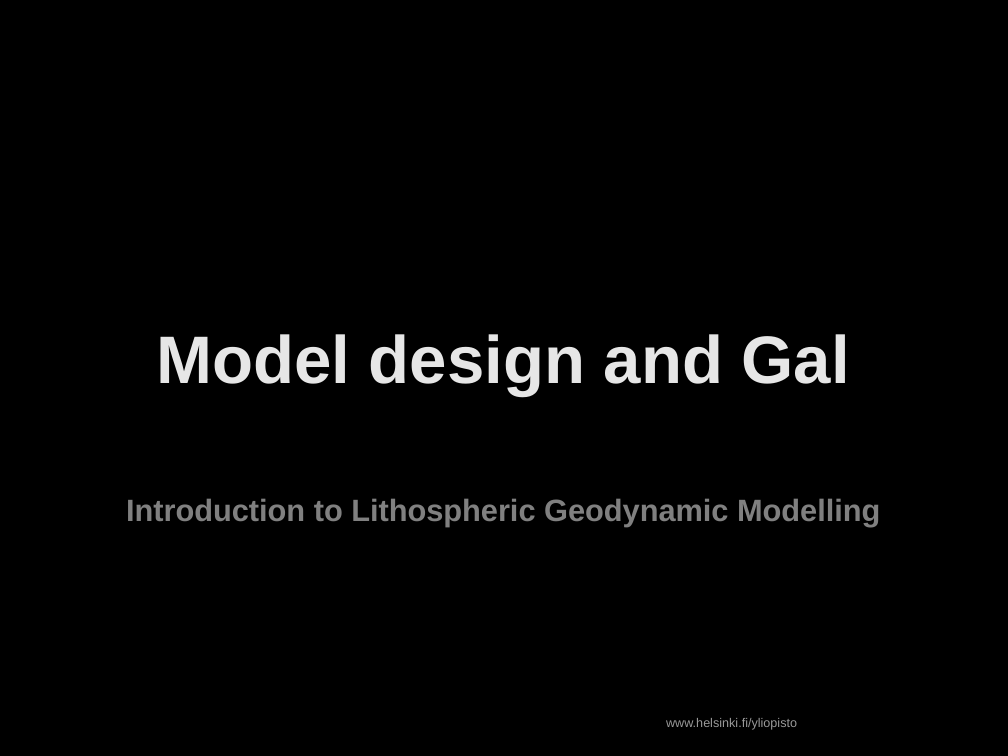
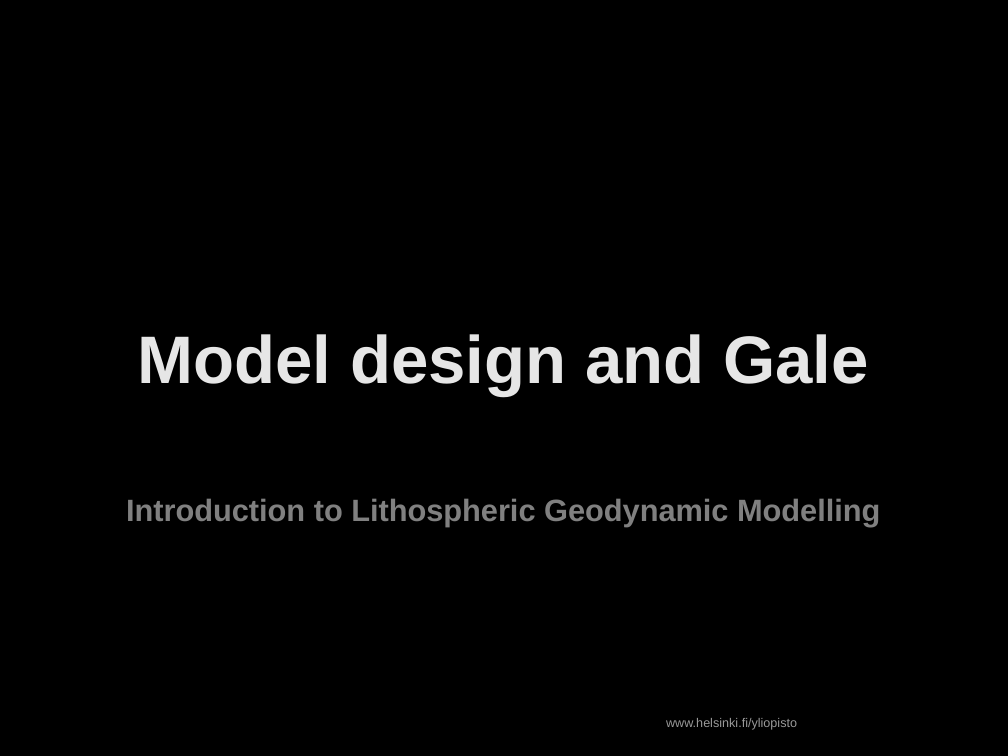
Before and after one commit to HUGG/NGWM2016-modelling-course, a slide deck: slide 1 of Lessons/07-Gale-model-design/Gale-model-design.odp. Drawn at 1008x756 pixels with LibreOffice and Linux fonts; fonts in the diff are those of the drawing; background and template pictures are left out. Boxes give left, top, right and bottom in pixels: in the first picture for what was removed or moved away, otherwise in the second. Text is boxed around its words. In the diff, an @@ line names an element or a change of style, - is before the commit and + after.

Commit message:
Gale model design PDF

```diff
--- a/Lessons/07-Gale-model-design/Gale-model-design.odp
+++ b/Lessons/07-Gale-model-design/Gale-model-design.odp
@@ title at [138,334,869,396]: text changed @@
-Model design and Gal
+Model design and Gale
```
Also in this commit, not shown: 1 other file.
